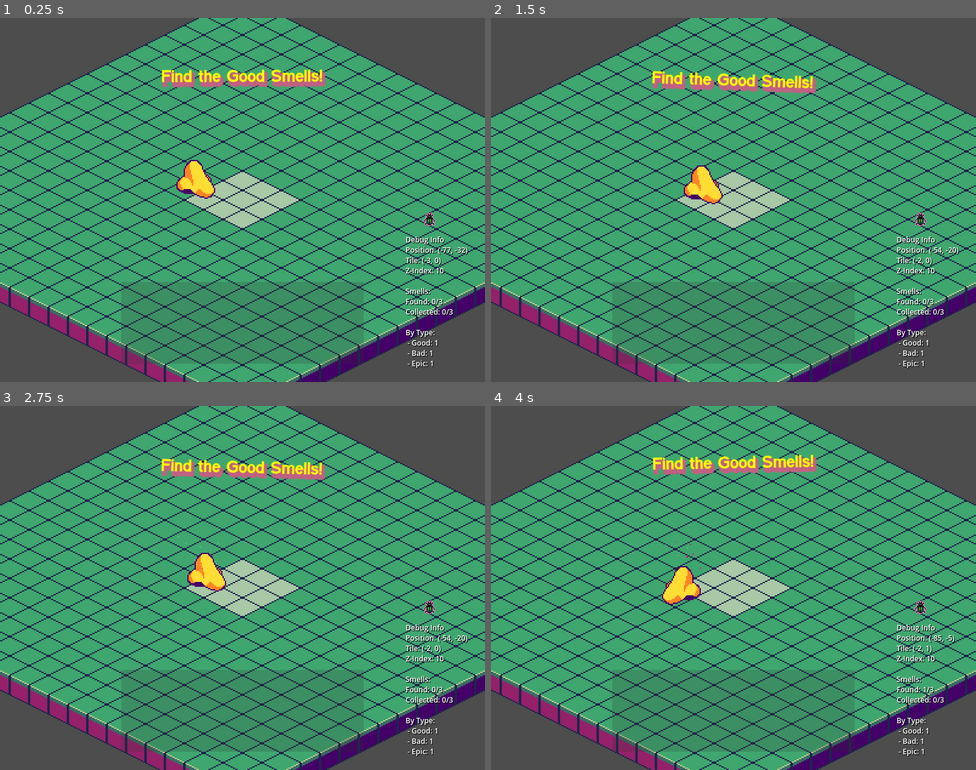
Above: before the commit, frames 1-4 (two rows, left to right).
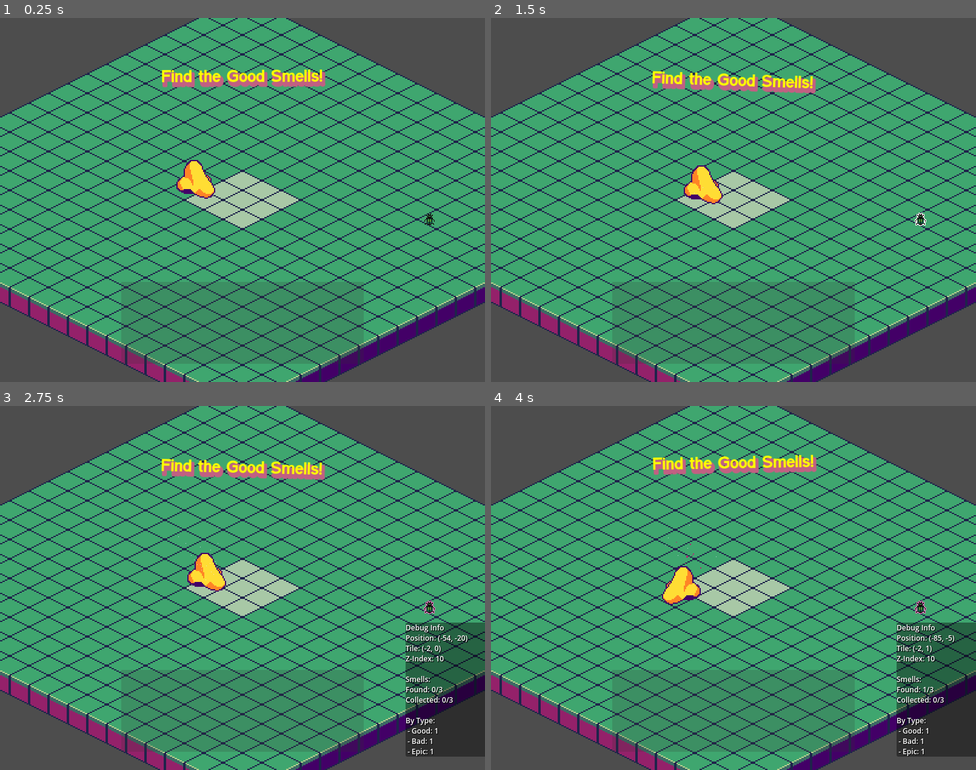
Above: after the commit, the same moments.

Repository: ArrHarper/good-smells-game
Game: Godot game, scene res://scenes/main/main.tscn
The game is run twice, just before and just after one commit, with the same random seed, the same clock (stepped at 60 frames per second) and the same inputs.
Inputs:
- Up to frame 1 (0.25 s): no input
- Up to frame 2 (1.5 s): click "Debug Info Position: (-77, -3…" at 0.5 s; hold Right (ui_right) from 1.28 s (still down); tap Space (smell) at 1.35 s
- Up to frame 3 (2.75 s): release Right (ui_right) at 2 s; click "Debug Info Position: (-54, -2…" at 2 s
- Up to frame 4 (4 s): hold Down (ui_down) 2.78-3.5 s; tap Space (smell) at 2.85 s; click "Debug Info Position: (-81, -7…" at 3.5 s

The runs differ from the first frame. In frame 1, 0.9% of the frame differs, in the area x 83-97%, y 53-97%; in frame 2, 0.9%; in frame 3, 5.3%; in frame 4, 5.3%, in the area x 83-100%, y 59-97%.

Commit message:
added debug window toggle and visibility alpha

Diff:
--- a/scenes/UI/UI.tscn
+++ b/scenes/UI/UI.tscn
@@ -1,7 +1,16 @@
-[gd_scene load_steps=3 format=3 uid="uid://dhdghvh01i7hf"]
+[gd_scene load_steps=6 format=3 uid="uid://dhdghvh01i7hf"]
 
 [ext_resource type="Script" uid="uid://bvgh3fyb255jv" path="res://scenes/UI/mainUI.gd" id="1_pdh8v"]
+[ext_resource type="Texture2D" uid="uid://bef2upm3o83ar" path="res://assets/images/buggo.png" id="2_gl4co"]
 [ext_resource type="Texture2D" uid="uid://ds3lplud4scfc" path="res://assets/images/buggoActive.png" id="2_n6wm8"]
+[ext_resource type="Texture2D" uid="uid://buek3cr6n3l5u" path="res://assets/images/buggoHover.png" id="4_lj5up"]
+
+[sub_resource type="StyleBoxFlat" id="StyleBoxFlat_xxj10"]
+bg_color = Color(0, 0, 0, 0.4)
+corner_radius_top_left = 3
+corner_radius_top_right = 3
+corner_radius_bottom_right = 3
+corner_radius_bottom_left = 3
 
 [node name="UI" type="CanvasLayer"]
 script = ExtResource("1_pdh8v")
@@ -46,7 +55,9 @@
 offset_bottom = 345.0
 toggle_mode = true
 action_mode = 0
-texture_normal = ExtResource("2_n6wm8")
+texture_normal = ExtResource("2_gl4co")
+texture_pressed = ExtResource("2_n6wm8")
+texture_hover = ExtResource("4_lj5up")
 ignore_texture_size = true
 
 [node name="RichTextLabel" type="RichTextLabel" parent="TextureButton"]
@@ -60,6 +71,7 @@
 theme_override_constants/shadow_offset_y = 1
 theme_override_constants/shadow_offset_x = 1
 theme_override_font_sizes/normal_font_size = 12
+theme_override_styles/normal = SubResource("StyleBoxFlat_xxj10")
 text = "Debug"
 scroll_active = false
 shortcut_keys_enabled = false
--- a/scenes/UI/mainUI.gd
+++ b/scenes/UI/mainUI.gd
@@ -11,6 +11,15 @@
 
 	# Initialize debug text if it exists
 	update_debug_text(Vector2.ZERO, Vector2i.ZERO, 0)
+
+	# Set up the debug toggle button
+	var debug_button = get_node_or_null("TextureButton")
+	var debug_text = get_node_or_null("TextureButton/RichTextLabel")
+
+	if debug_button and debug_text:
+		# Set the debug text to be hidden by default
+		debug_text.visible = false
+		debug_button.pressed.connect(_on_debug_button_pressed)
 
 	# Enable process for updates
 	set_process(true)
@@ -141,3 +150,9 @@
 	)
 
 	timer.start()
+
+# Toggle visibility of the debug text panel
+func _on_debug_button_pressed():
+	var debug_text = get_node_or_null("TextureButton/RichTextLabel")
+	if debug_text:
+		debug_text.visible = !debug_text.visible
Binary file changed: assets/images/buggo.png
Binary file changed: assets/images/buggoHover.png
